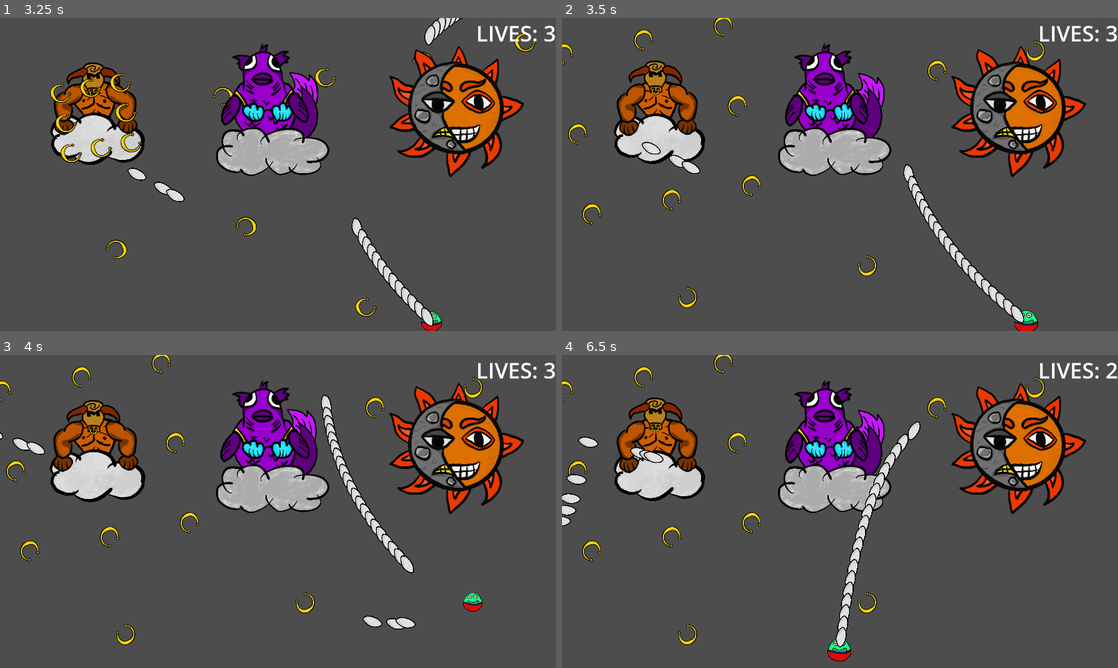
Above: before the commit, frames 1-4 (two rows, left to right).
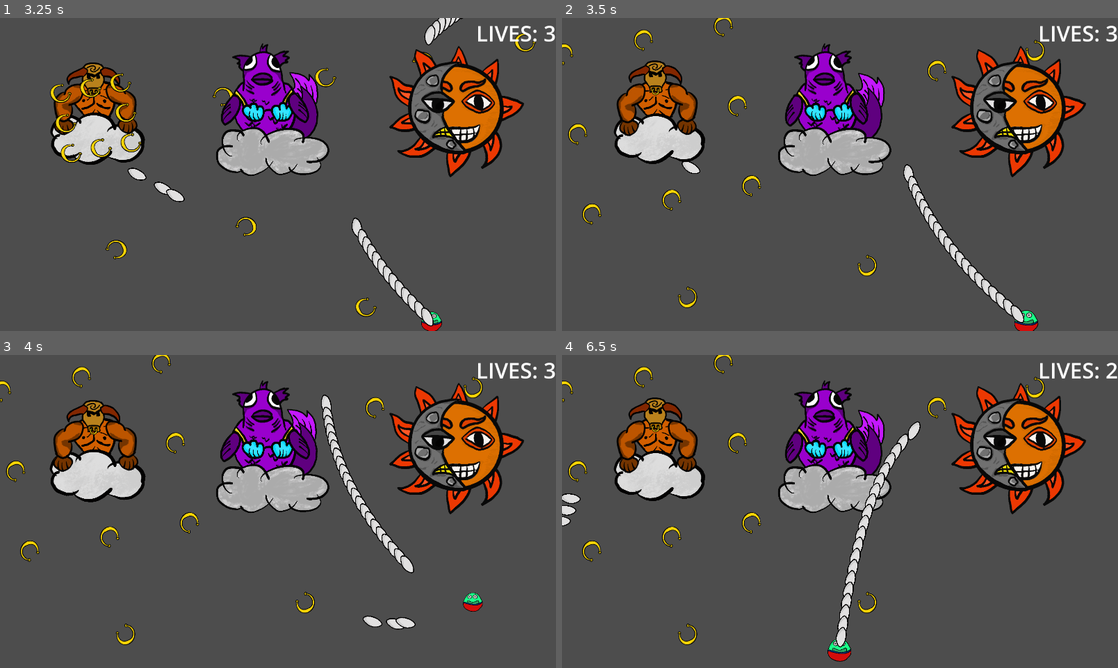
Above: after the commit, the same moments.

Repository: kaito002/bullet-hell-5
Game: Godot game, scene res://scenes/ui/main_menu.tscn
Same seed, same stepped clock (60 frames per second), same inputs: the game is played once before the commit and once after it.
Inputs (mouse positions are in pixels of both pictures, inside the frame that each line leads up to):
- Up to frame 1 (3.25 s): click "PLAY GAME" at 0.5 s; move the mouse to (400, 158) at 1.27 s; press the mouse at (400, 158) at 1.28 s; hold D (right) 1.28-2.03 s; move the mouse to (166, 190) at 2.02 s; release the mouse at (166, 190) at 2.03 s; hold S (down) 2.03-2.78 s; click (166, 190) at 2.1 s; move the mouse to (333, 105) at 2.77 s; press the mouse at (333, 105) at 2.78 s; hold D (right) from 2.78 s (still down)
- Up to frame 2 (3.5 s): keep holding D (right)
- Up to frame 3 (4 s): move the mouse to (250, 574) at 3.52 s; release D (right) at 3.53 s; release the mouse at (250, 574) at 3.53 s; hold W (up) from 3.53 s (still down); click (250, 574) at 3.6 s
- Up to frame 4 (6.5 s): move the mouse to (1006, 558) at 4.27 s; release W (up) at 4.28 s; press the mouse at (1006, 558) at 4.28 s; hold A (left) 4.28-5.78 s; move the mouse to (673, 464) at 5.02 s; release the mouse at (673, 464) at 5.03 s; click (673, 464) at 5.1 s; move the mouse to (867, 511) at 5.77 s; press the mouse at (867, 511) at 5.78 s; hold S (down) from 5.78 s (still down)

Frame 1 is identical in both runs. In frame 2, 0.1% of the frame differs, in the area x 14-22%, y 39-48%; in frame 3, 0.2%; in frame 4, 0.3%, in the area x 0-19%, y 26-42%.

Commit message:
bullet now has the responsibility to hit objects

Diff:
--- a/scenes/enemies/taurus/taurus.gd
+++ b/scenes/enemies/taurus/taurus.gd
@@ -3,5 +3,5 @@
 
 
 
-func _on_area_entered(_area):
+func hit():
 	health_component.hit()
--- a/scenes/enemies/taurus/taurus.tscn
+++ b/scenes/enemies/taurus/taurus.tscn
@@ -147,9 +147,9 @@
 [sub_resource type="CircleShape2D" id="CircleShape2D_jk0ex"]
 radius = 153.395
 
-[node name="Taurus" type="Area2D"]
+[node name="Taurus" type="Area2D" groups=["enemies"]]
 collision_layer = 2
-collision_mask = 8
+collision_mask = 0
 script = ExtResource("1_5rr1m")
 
 [node name="Body" type="Sprite2D" parent="."]
@@ -207,5 +207,3 @@
 [node name="health_component" parent="." node_paths=PackedStringArray("parent") instance=ExtResource("9_nkl7v")]
 lives = 10
 parent = NodePath("..")
-
-[connection signal="area_entered" from="." to="." method="_on_area_entered"]
--- a/scenes/enemies/taurus/taurus_bullet.gd
+++ b/scenes/enemies/taurus/taurus_bullet.gd
@@ -9,6 +9,6 @@
 
 
 func _on_body_entered(body):
-	if body.is_in_group('player'):
+	if body.is_in_group("player"):
 		body.hit()
 		call_deferred("queue_free")
--- a/scenes/weapons/bullet.gd
+++ b/scenes/weapons/bullet.gd
@@ -6,3 +6,11 @@
 
 func _physics_process(delta):
 	position += direction * speed * delta
+
+
+func _on_area_entered(area):
+	print(area)
+	if area.is_in_group("enemies"):
+		print("hit!")
+		area.hit()
+		call_deferred("queue_free")
--- a/scenes/weapons/bullet.tscn
+++ b/scenes/weapons/bullet.tscn
@@ -11,7 +11,7 @@
 position = Vector2(2.08165e-12, 2.08165e-12)
 scale = Vector2(0.18, 0.18)
 collision_layer = 8
-collision_mask = 0
+collision_mask = 2
 script = ExtResource("2_fv5xu")
 
 [node name="Sprite2D" type="Sprite2D" parent="."]
